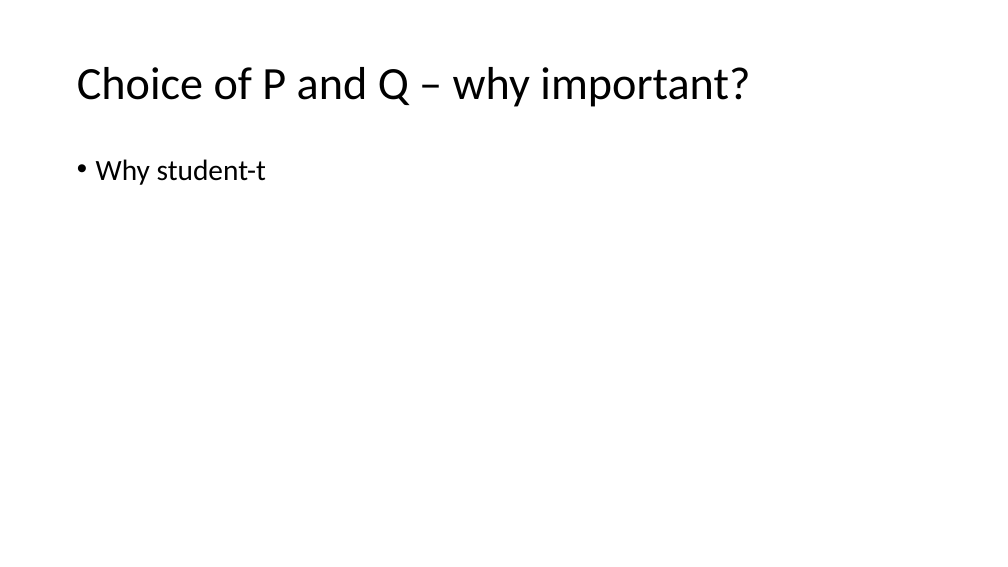
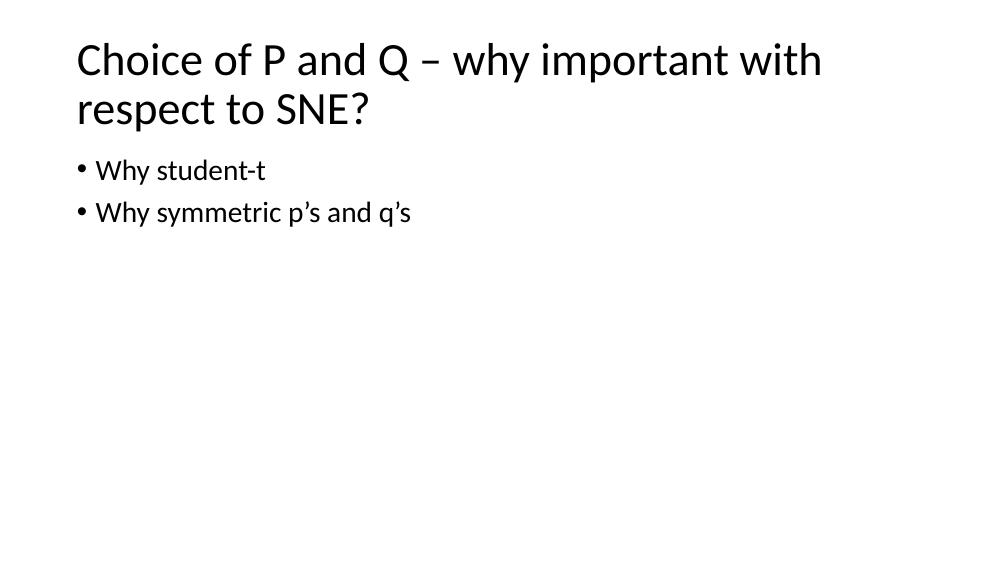
Before and after one commit to nbv3/math465_tsne, a slide deck: slide 7 of math465_tsne.pptx (slide 6 before the commit). Drawn at 1008x567 pixels with LibreOffice and Linux fonts; fonts in the diff are those of the drawing. Boxes give left, top, right and bottom in pixels: in the first picture for what was removed or moved away, otherwise in the second. Text is boxed around its words. In the diff, an @@ line names an element or a change of style, - is before the commit and + after.

```diff
--- a/math465_tsne.pptx
+++ b/math465_tsne.pptx
@@ title at (77, 43, 822, 132): text changed @@
-Choice of P and Q – why important?
+Choice of P and Q – why important with respect to SNE?
@@ text at (96, 201, 411, 227): paragraph added @@
+• Why symmetric p’s and q’s
```
Also in this commit, not shown: 2 slides added, 2 slides removed, 1 other file.
